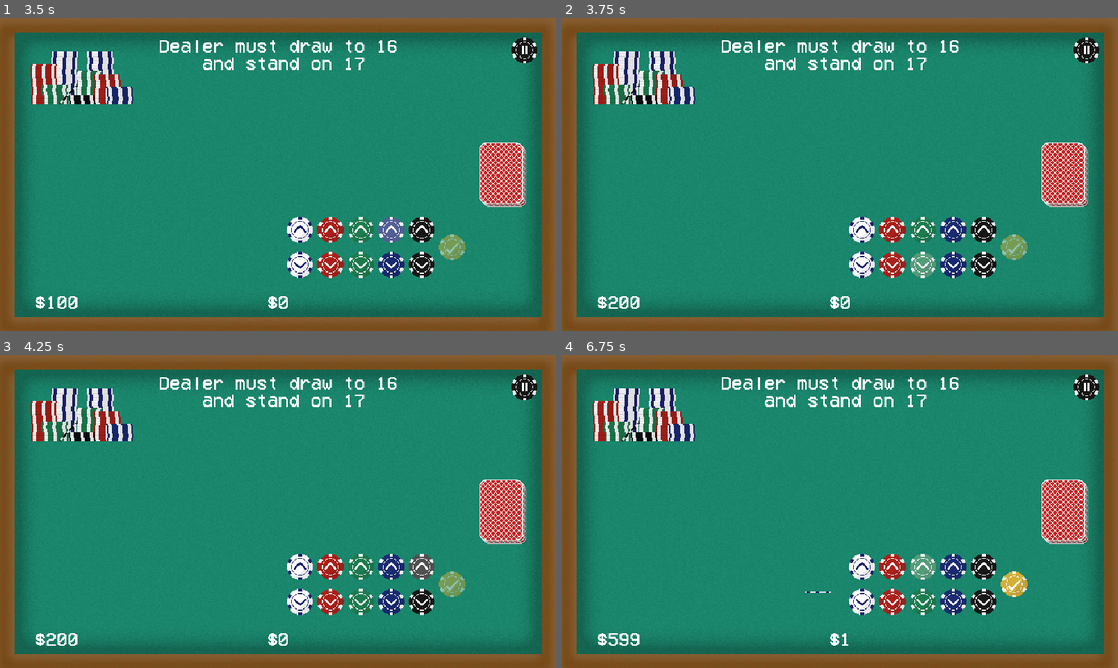
Above: before the commit, frames 1-4 (two rows, left to right).
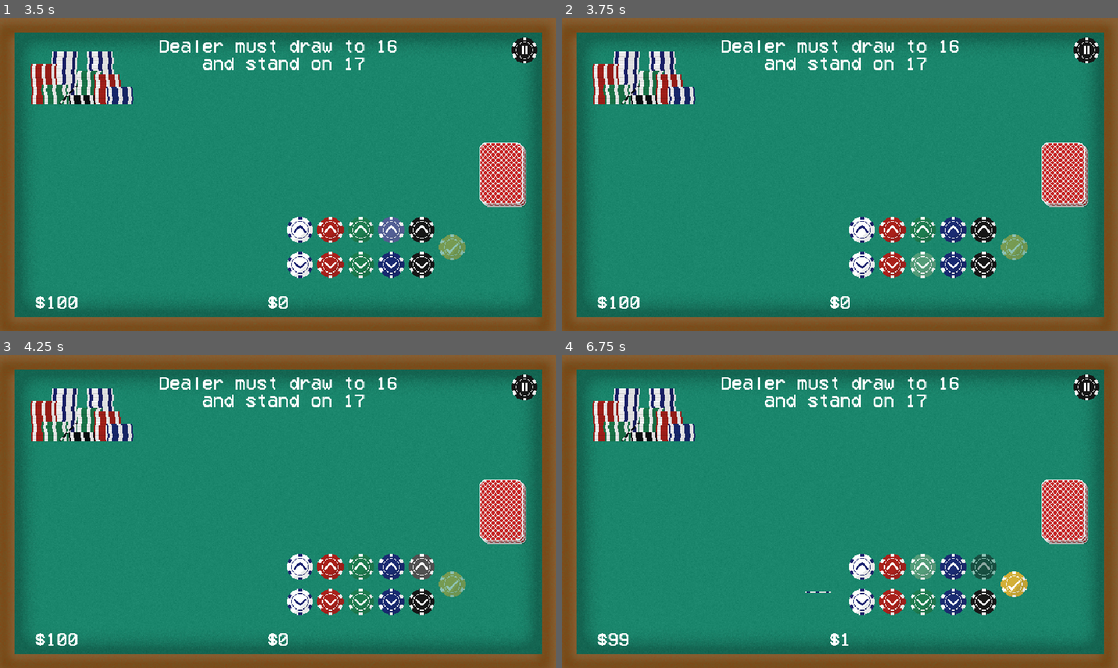
Above: after the commit, the same moments.

Repository: 7itanium/Simple-Blackjack
Game: Godot game, scene res://Scenes/menu.tscn
Two runs of this game, one before a commit and one after it. Both use one fixed random seed, a clock stepped at 60 frames per second and the inputs below.
Inputs (mouse positions are in pixels of both pictures, inside the frame that each line leads up to):
- Up to frame 1 (3.5 s): click (278, 202) at 0.5 s; click (522, 49) at 1.25 s; click (278, 161) at 2 s; tap Enter (Stand) at 2.75 s; drag from (300, 265) to (389, 230) at 2.77 s
- Up to frame 2 (3.75 s): tap Escape (Reset) at 3.5 s; drag from (890, 265) to (984, 230) at 3.52 s
- Up to frame 3 (4.25 s): no input
- Up to frame 4 (6.75 s): tap Escape (Reset) every 0.75 s from 4.25 to 6.5 s; move the mouse to (923, 602) at 4.27 s; tap Space (Hit) at 4.35 s; click (923, 602) at 4.42 s; drag from (951, 602) to (673, 464) at 5.02 s; drag from (984, 602) to (867, 511) at 5.77 s; drag from (862, 567) to (1012, 583) at 6.52 s

Frame 1 is identical in both runs. In frame 2, less than 0.1% of the frame differs, in the area x 8-11%, y 88-93%; in frame 3, less than 0.1%; in frame 4, 0.4%, in the area x 8-79%, y 63-93%.

Commit message:
Fullscreen

Diff:
--- a/Scripts/game_manager.gd
+++ b/Scripts/game_manager.gd
@@ -53,11 +53,6 @@
 
 # Called every frame. 'delta' is the elapsed time since the previous frame.
 func _process(delta: float) -> void:
-	if Input.is_action_just_pressed("Reset"):
-		global.money += 100
-		bettingUI.checkBal()
-		bettingUI.checkPurple()
-
 	money.text = "$" + str(global.money)
 
 	if isBetting:
--- a/Scripts/global.gd
+++ b/Scripts/global.gd
@@ -99,3 +99,7 @@
 		DisplayServer.window_set_mode(DisplayServer.WINDOW_MODE_FULLSCREEN)
 	else:
 		DisplayServer.window_set_mode(DisplayServer.WINDOW_MODE_WINDOWED)
+
+func _process(delta: float) -> void:
+	if Input.is_action_just_pressed("F11"):
+		fullscreen_toggle()
--- a/Scripts/options.gd
+++ b/Scripts/options.gd
@@ -41,9 +41,6 @@
 		stat_labels[0+i].text = "$" + str(global.most_money[i])
 		stat_labels[2+i].text = "$" + str(global.most_earnings[i])
 		stat_labels[4+i].text = "$" + str(global.all_money[i])
-
-	if global.fullscreen:
-		fullscreen_label.text = "Fullscreen"
 	#difficulty_button.disabled = global.inGame
 
 # Called every frame. 'delta' is the elapsed time since the previous frame.
@@ -136,10 +133,6 @@
 func _on_fullscreen_button_pressed() -> void:
 	chip.play()
 	global.fullscreen_toggle()
-	if global.fullscreen:
-		fullscreen_label.text = "Fullscreen"
-	else:
-		fullscreen_label.text = "Windowed"
 	fullscreen_button.position.y += 3
 	await get_tree().create_timer(.1).timeout
 	fullscreen_button.position.y -= 3
--- a/project.godot
+++ b/project.godot
@@ -48,6 +48,11 @@
 "events": [Object(InputEventKey,"resource_local_to_scene":false,"resource_name":"","device":-1,"window_id":0,"alt_press …(195 unchanged characters)…
 ]
 }
+F11={
+"deadzone": 0.2,
+"events": [Object(InputEventKey,"resource_local_to_scene":false,"resource_name":"","device":-1,"window_id":0,"alt_pressed":false,"shift_pressed":false,"ctrl_pressed":false,"meta_pressed":false,"pressed":false,"keycode":0,"physical_keycode":4194342,"key_label":0,"unicode":0,"location":0,"echo":false,"script":null)
+]
+}
 
 [rendering]
 
